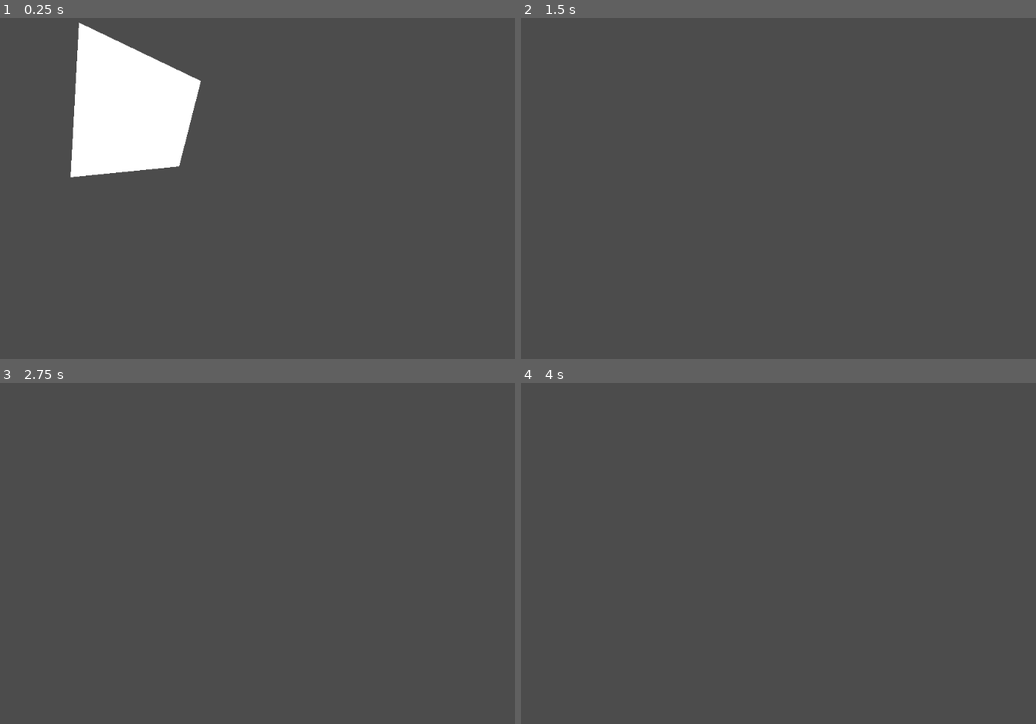
Above: before the commit, frames 1-4 (two rows, left to right).
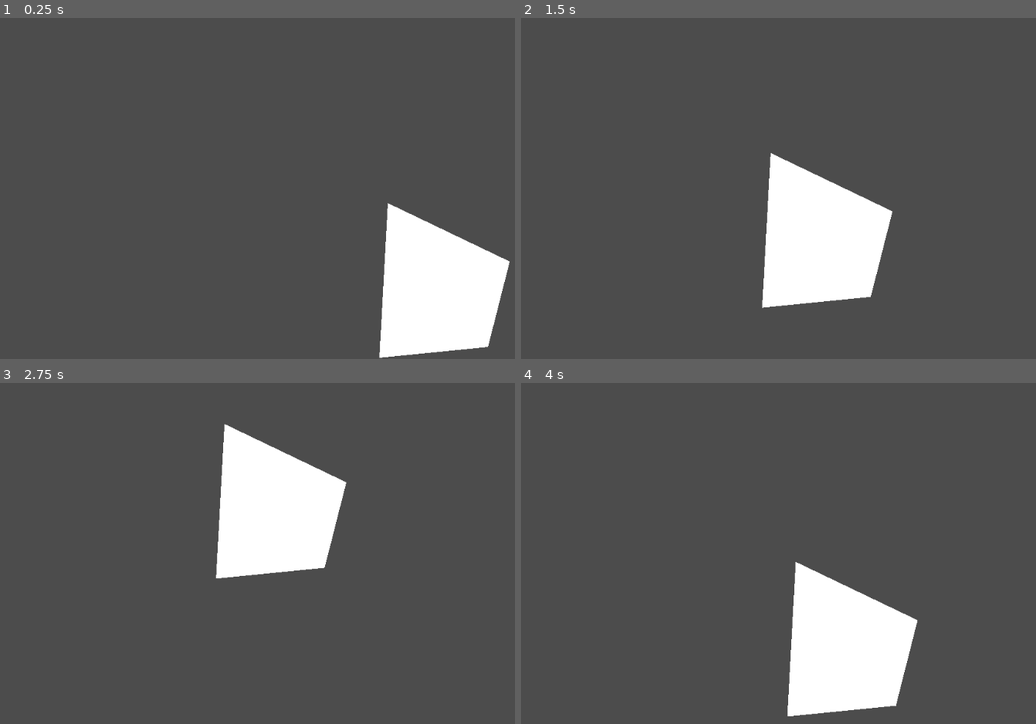
Above: after the commit, the same moments.

Repository: voithos/driftworld
Game: Godot game, scene res://scenes/level1.tscn
Two runs of this game, one before a commit and one after it. Both use one fixed random seed, a clock stepped at 60 frames per second and the inputs below.
Inputs (mouse positions are in pixels of both pictures, inside the frame that each line leads up to):
- Up to frame 1 (0.25 s): no input
- Up to frame 2 (1.5 s): tap Enter at 0.5 s; move the mouse to (963, 161) at 0.52 s; hold Right (ui_right) 0.53-1.28 s; tap Space at 0.6, 0.77, 1.07, 1.35 s; click (963, 161) at 0.67 s; move the mouse to (706, 195) at 1.27 s; hold Down (ui_down) from 1.28 s (still down); click (706, 195) at 1.42 s
- Up to frame 3 (2.75 s): tap Space at 1.52, 1.82, 2.1 s; move the mouse to (370, 464) at 2.02 s; release Down (ui_down) at 2.03 s; hold Right (ui_right) from 2.03 s (still down); click (370, 464) at 2.17 s
- Up to frame 4 (4 s): tap Space at 2.75, 2.85, 3.02, 3.32, 3.6, 3.77 s; move the mouse to (799, 614) at 2.77 s; release Right (ui_right) at 2.78 s; hold Up (ui_up) 2.78-3.53 s; click (799, 614) at 2.92 s; move the mouse to (1015, 597) at 3.52 s; hold Left (ui_left) from 3.53 s (still down); click (1015, 597) at 3.67 s

The runs differ from the first frame. In frame 1, 16% of the frame differs, in the area x 13-99%, y 1-100%; in frame 2, 8.2%; in frame 3, 8.1%; in frame 4, 8.1%.

Commit message:
Add camera and zooming.

Diff:
--- a/project.godot
+++ b/project.godot
@@ -19,6 +19,41 @@
 run/main_scene="res://scenes/level1.tscn"
 config/icon="res://icon.png"
 
+[autoload]
+
+Screen="*res://scripts/screen.gd"
+
+[input]
+
+ui_left={
+"deadzone": 0.5,
+"events": [ Object(InputEventKey,"resource_local_to_scene":false,"resource_name":"","device":0,"alt":false,"shift":false,"control":false,"meta":false,"command":false,"pressed":false,"scancode":16777231,"unicode":0,"echo":false,"script":null)
+, Object(InputEventJoypadButton,"resource_local_to_scene":false,"resource_name":"","device":0,"button_index":14,"pressure":0.0,"pressed":false,"script":null)
+, Object(InputEventKey,"resource_local_to_scene":false,"resource_name":"","device":0,"alt":false,"shift":false,"control":false,"meta":false,"command":false,"pressed":false,"scancode":65,"unicode":0,"echo":false,"script":null)
+ ]
+}
+ui_right={
+"deadzone": 0.5,
+"events": [ Object(InputEventKey,"resource_local_to_scene":false,"resource_name":"","device":0,"alt":false,"shift":false,"control":false,"meta":false,"command":false,"pressed":false,"scancode":16777233,"unicode":0,"echo":false,"script":null)
+, Object(InputEventJoypadButton,"resource_local_to_scene":false,"resource_name":"","device":0,"button_index":15,"pressure":0.0,"pressed":false,"script":null)
+, Object(InputEventKey,"resource_local_to_scene":false,"resource_name":"","device":0,"alt":false,"shift":false,"control":false,"meta":false,"command":false,"pressed":false,"scancode":68,"unicode":0,"echo":false,"script":null)
+ ]
+}
+ui_up={
+"deadzone": 0.5,
+"events": [ Object(InputEventKey,"resource_local_to_scene":false,"resource_name":"","device":0,"alt":false,"shift":false,"control":false,"meta":false,"command":false,"pressed":false,"scancode":16777232,"unicode":0,"echo":false,"script":null)
+, Object(InputEventJoypadButton,"resource_local_to_scene":false,"resource_name":"","device":0,"button_index":12,"pressure":0.0,"pressed":false,"script":null)
+, Object(InputEventKey,"resource_local_to_scene":false,"resource_name":"","device":0,"alt":false,"shift":false,"control":false,"meta":false,"command":false,"pressed":false,"scancode":87,"unicode":0,"echo":false,"script":null)
+ ]
+}
+ui_down={
+"deadzone": 0.5,
+"events": [ Object(InputEventKey,"resource_local_to_scene":false,"resource_name":"","device":0,"alt":false,"shift":false,"control":false,"meta":false,"command":false,"pressed":false,"scancode":16777234,"unicode":0,"echo":false,"script":null)
+, Object(InputEventJoypadButton,"resource_local_to_scene":false,"resource_name":"","device":0,"button_index":13,"pressure":0.0,"pressed":false,"script":null)
+, Object(InputEventKey,"resource_local_to_scene":false,"resource_name":"","device":0,"alt":false,"shift":false,"control":false,"meta":false,"command":false,"pressed":false,"scancode":83,"unicode":0,"echo":false,"script":null)
+ ]
+}
+
 [rendering]
 
 environment/default_environment="res://default_env.tres"
--- a/scenes/level1.tscn
+++ b/scenes/level1.tscn
@@ -8,6 +8,5 @@
 polygon = PoolVector2Array( 131, 41, 117, 298, 297, 280, 333, 138 )
 
 [node name="Camera2D" type="Camera2D" parent="."]
-anchor_mode = 0
 current = true
 script = ExtResource( 1 )
--- a/scripts/camera.gd
+++ b/scripts/camera.gd
@@ -1,12 +1,30 @@
 extends Camera2D
 
-func _ready():
-	pass
+export var speed = 25
+export var zoomspeed = 10
 
-const SPEED = 1000
+var curzoom = 1.0
 
 func _process(delta):
 	var horizontal = (int(Input.is_action_pressed("ui_right")) - int(Input.is_action_pressed("ui_left")))
 	var vertical = (int(Input.is_action_pressed("ui_down")) - int(Input.is_action_pressed("ui_up")))
-	position.x += horizontal * delta * SPEED
-	position.y += vertical * delta * SPEED
+	position.x = lerp(position.x, position.x + horizontal * speed, speed * delta)
+	position.y = lerp(position.y, position.y + vertical * speed, speed * delta)
+
+	zoom.x = lerp(zoom.x, curzoom, zoomspeed * delta)
+	zoom.y = lerp(zoom.y, curzoom, zoomspeed * delta)
+
+const MIN_ZOOM = 0.5
+const MAX_ZOOM = 2
+const ZOOM_CHANGE = 0.1
+
+func _input(event):
+
+	if event is InputEventMouseButton:
+		if event.is_pressed():
+			if event.button_index == BUTTON_WHEEL_UP:
+				if curzoom - ZOOM_CHANGE >= MIN_ZOOM:
+					curzoom -= ZOOM_CHANGE
+			if event.button_index == BUTTON_WHEEL_DOWN:
+				if curzoom + ZOOM_CHANGE <= MAX_ZOOM:
+					curzoom += ZOOM_CHANGE
--- /dev/null
+++ b/scripts/screen.gd
@@ -0,0 +1,29 @@
+extends Node
+
+const DEFAULT_DEBUG_WINDOW_SIZE = Vector2(960, 540)
+var is_paused = false
+
+func _ready():
+	set_pause_mode(PAUSE_MODE_PROCESS) # Never pause this node.
+	if not OS.is_debug_build():
+		OS.set_window_fullscreen(true)
+	else:
+		var size = DEFAULT_DEBUG_WINDOW_SIZE
+		var width = ProjectSettings.get_setting("display/window/size/test_width")
+		var height = ProjectSettings.get_setting("display/window/size/test_height")
+
+		if width > 0 and height > 0:
+			size = Vector2(width, height)
+		OS.window_size = size
+
+func _input(event):
+	if event is InputEventKey and event.is_pressed():
+		if event.scancode == KEY_ESCAPE:
+			get_tree().quit()
+
+		if OS.is_debug_build():
+			if event.scancode == KEY_SPACE:
+				is_paused = not is_paused
+				get_tree().set_pause(is_paused)
+			if event.scancode == KEY_F11:
+				OS.window_fullscreen = not OS.window_fullscreen
